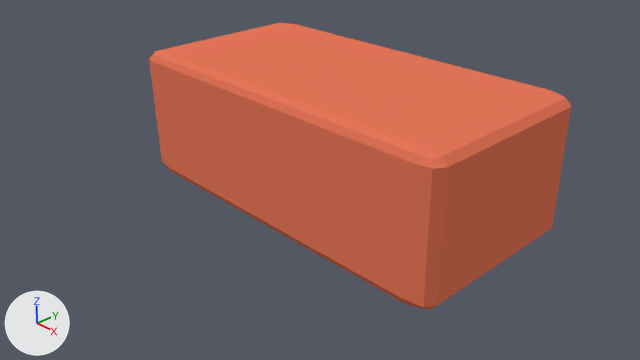
The Blender file Assets/Own Ressources/Models/Menu/Ressources/Clay/Clay.blend as it was, and as the next commit left it.
Rendered twice from the file's camera 'Camera'. The lights are fixed; the arrows at lower left show +X, +Y and +Z.

Before the edit, the objects in view are built like this:
```python
mat_material = diffuse_material('Material')
mat_material.base_color = (0.8, 0.184, 0.1)  # orange #e77759
me_cube = bpy.data.meshes.new('Cube')
me_cube.from_pydata(...)  # 56 vertices, 54 faces; spans x -1.0..1.0, y -1.0..1.0, z -1.0..1.0
me_cube.materials.append(mat_material)  # its picture is missing
ob_cube = bpy.data.objects.new('Cube', me_cube)
ob_cube.location = (0.0, 0.0, 0.35)
ob_cube.rotation_euler = (0.0, 0.0, 1.571)  # degrees (0, 0, 90)
ob_cube.scale = (0.5, 1.0, 0.35)
```
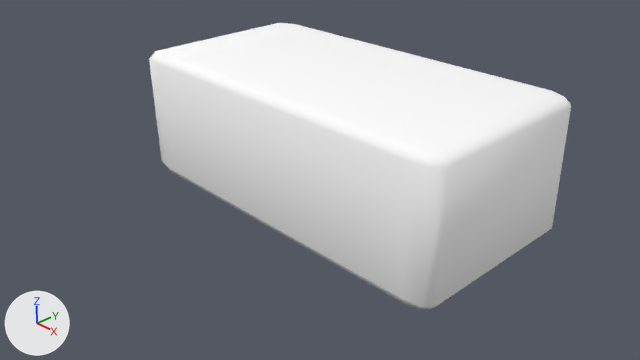
Boxes [x1, y1, x2, y2] around the edits, measured in the pictures (640 x 360 px):
```json
{"object": "Cube", "change": "recoloured, shading changed", "before": [149, 23, 571, 309], "after": [149, 23, 571, 309], "on screen": "orange to white"}
```

The change, as JSON lines over the scene's bpy script:
```json
{"op": "set", "path": "mat_material.base_color", "old": "(0.8, 0.184, 0.1)", "new": "(1.0, 1.0, 1.0)", "note": "orange #e77759 -> white #ffffff"}
{"block": "me_cube", "where": "me_cube.from_pydata(...)  # 56 vertices, 54 faces; spans x -1.0..1.0, y -1.0..1.0, z -1.0..1.0"}
{"block": "me_cube", "where": "# used by ob_cube; location = (0.0, 0.0, 0.35); rotation_euler = (0.0, 0.0, 1.571), in degrees (0, 0, 90); scale = (0.5, 1.0, 0.35)"}
{"block": "me_cube", "change": "me_cube part 1: all faces are now shaded smooth (54 of 54 changed)"}
```
